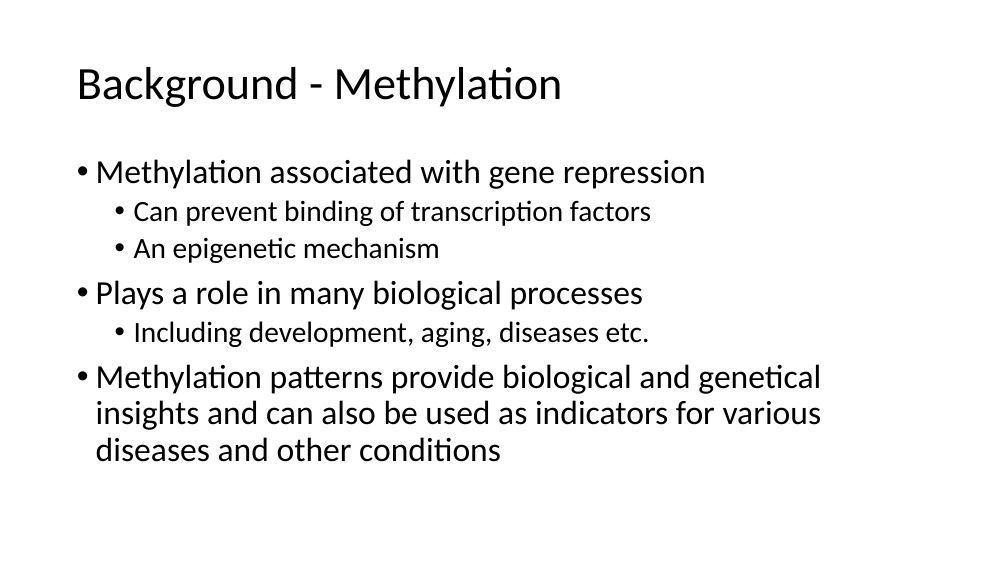
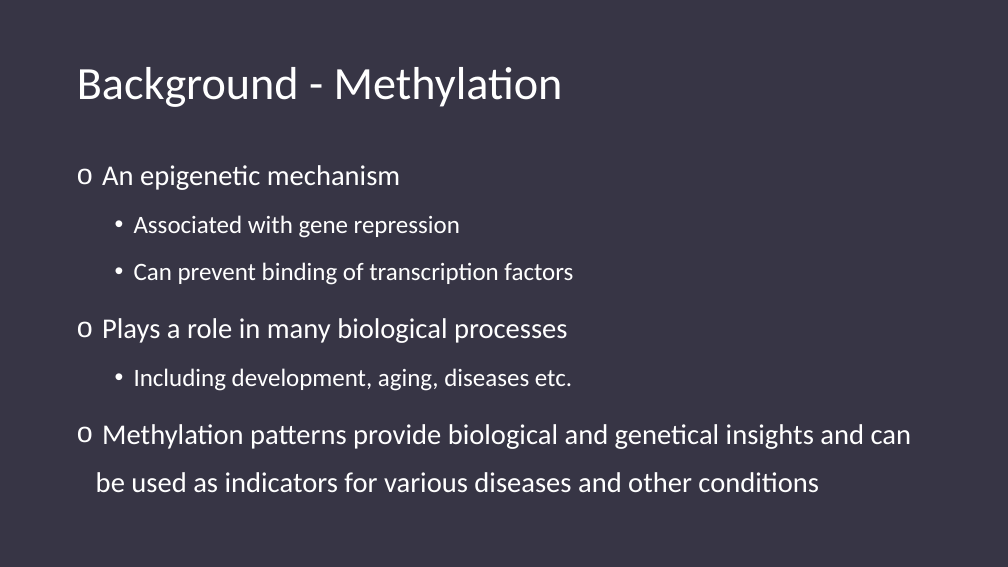
Before and after one commit to amitaifrey/methyl-motif, a slide deck: slide 2 of Predicting methyilation in human genome.pptm. Drawn at 1008x567 pixels with LibreOffice and Linux fonts; fonts in the diff are those of the drawing. Boxes give left, top, right and bottom in pixels: in the first picture for what was removed or moved away, otherwise in the second. Text is boxed around its words. In the diff, an @@ line names an element or a change of style, - is before the commit and + after.

Commit message:
updated powerpoint

```diff
--- a/Predicting methyilation in human genome.pptm
+++ b/Predicting methyilation in human genome.pptm
@@ background #FFFFFF to #373545 @@
@@ title "Background - Methylation" at bbox=[77, 67, 563, 107]: text colour #000000 to #FFFFFF @@
@@ text at bbox=[102, 165, 460, 238]: text changed; size 32 to 23.8 pt; text colour #000000 to #FFFFFF @@
-• Methylation associated with gene repression
+o An epigenetic mechanism
+  • Associated with gene repression
@@ text at bbox=[134, 237, 440, 263]: paragraph removed @@
-  • An epigenetic mechanism
@@ text at bbox=[102, 262, 573, 391]: size 28 to 23.8 pt in "Can prevent binding of transcription factors", "Including development, aging, diseases etc."; text colour #000000 to #FFFFFF in "Can prevent binding of transcription factors", "Plays a role in many biological processes", "Including development, aging, diseases etc."; size 32 to 27.2 pt in "Plays a role in many biological processes"; line spacing 0.9 to 1.4; bullet • to o @@
@@ text at bbox=[96, 424, 912, 492]: text changed; size 32 to 27.2 pt; text colour #000000 to #FFFFFF @@
-• Methylation patterns provide biological and genetical insights and can also be used as indicators for various diseases and other conditions
+o Methylation patterns provide biological and genetical insights and can be used as indicators for various diseases and other conditions
```
Also in this commit, not shown: 6 other slides changed, 3 slides added, 2 slides removed.
